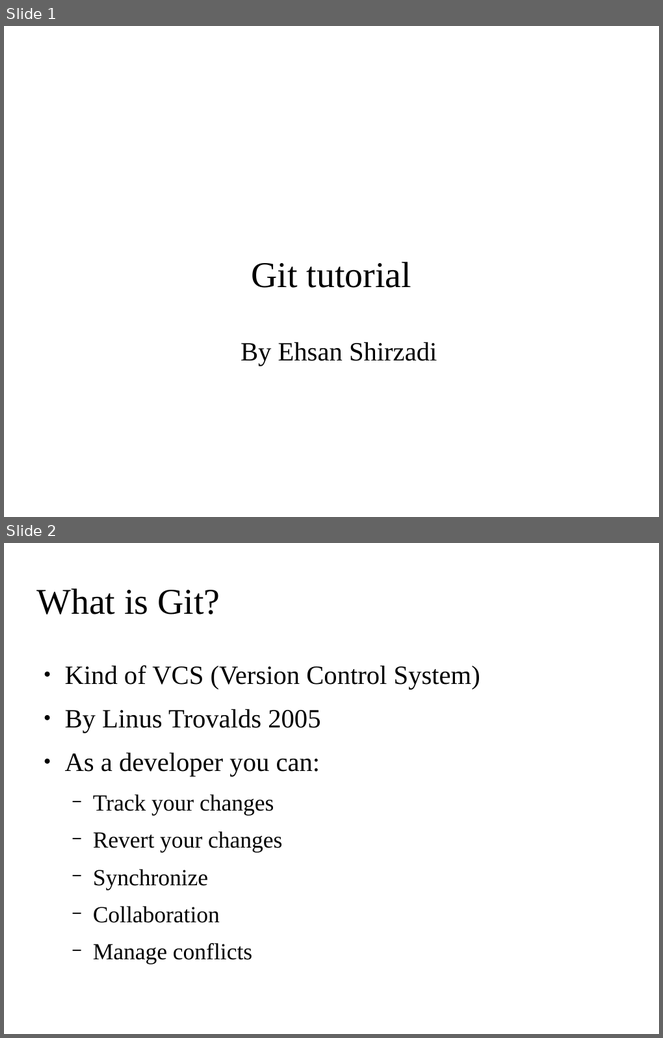
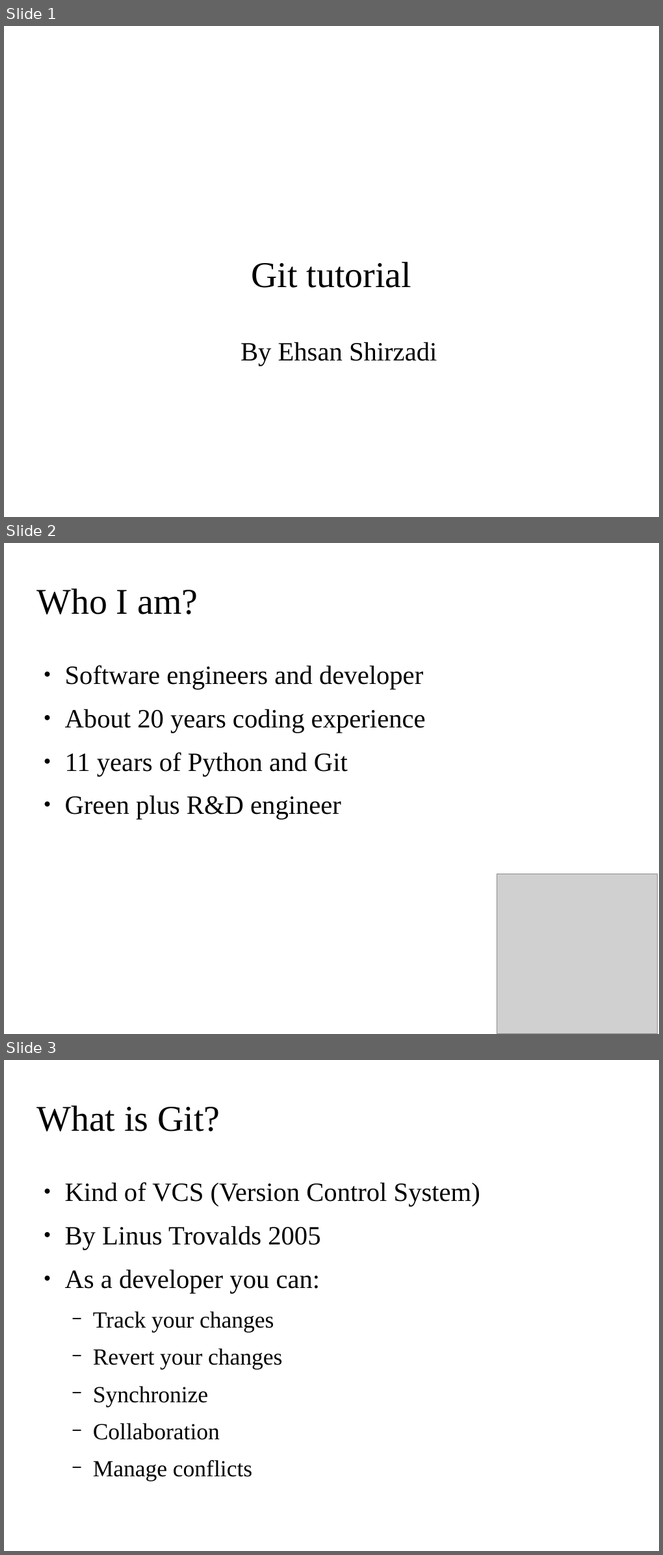
Before and after one commit to ehsansh84/git-tutorial, a slide deck: git.odp. Shown one above the other, each under a label of ours: slides 1 and 2 before the commit, slides 1, 2 and 3 after it. The pictures are 663x1038 and 663x1555 pixels, drawn with LibreOffice and Linux fonts; fonts in the diff are those of the drawing; grey boxes stand for pictures; background and template pictures are left out. Boxes give left, top, right and bottom in pixels: in the first picture for what was removed or moved away, otherwise in the second. Text is boxed around its words. In the diff, an @@ line names an element or a change of style, - is before the commit and + after.

```diff
--- a/git.odp
+++ b/git.odp
@@ slide 2 added at (x1=4, y1=543, x2=659, y2=1034), background picture (left out) @@
@@ title added at (x1=36, y1=589, x2=198, y2=615), 44 pt, text #000000 @@
+Who I am?
@@ text added at (x1=65, y1=665, x2=426, y2=820), 32 pt, text #000000 @@
+● Software engineers and developer
+● About 20 years coding experience
+● 11 years of Python and Git
+● Green plus R&D engineer
@@ picture added at (x1=497, y1=874, x2=658, y2=1034) @@
@@ what was slide 2 is now slide 3 @@
```
Also in this commit, not shown: 2 slides changed, 14 other slides added.
